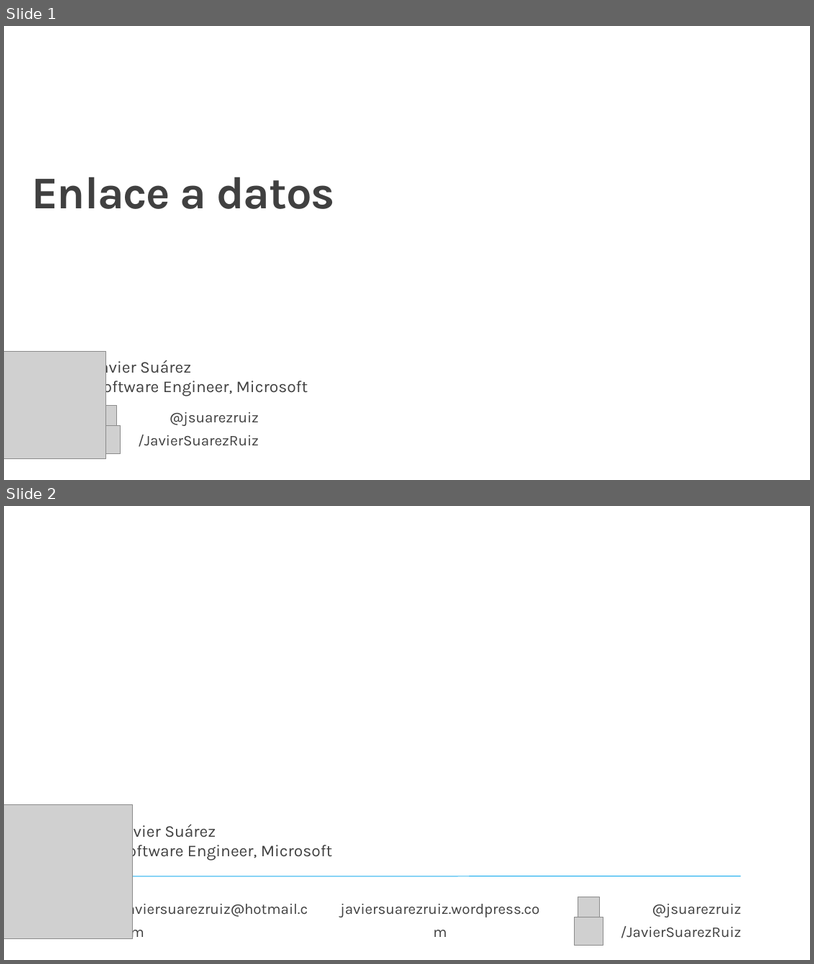
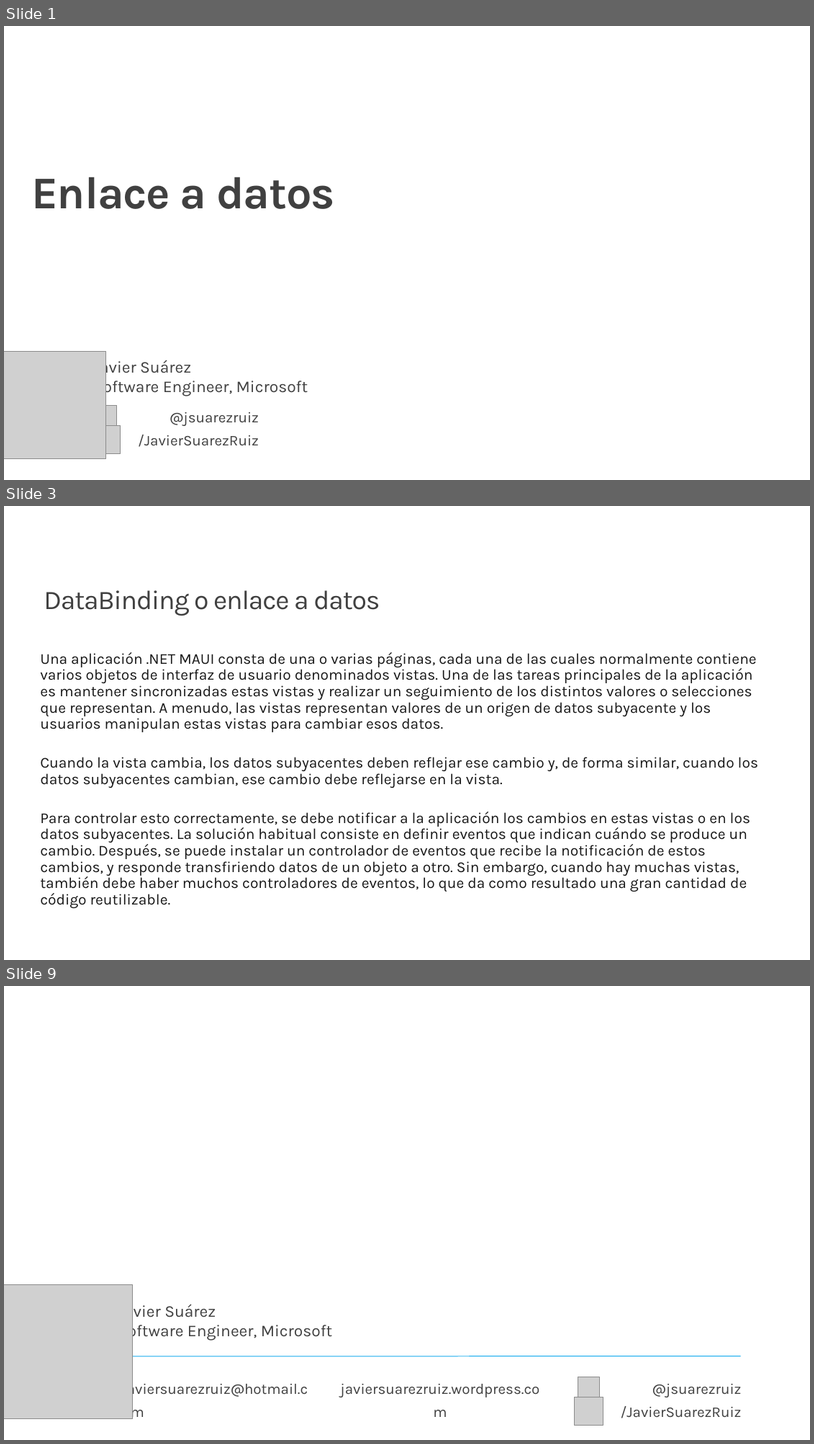
Before and after one commit to jsuarezruiz/taller-dotnet-maui, a slide deck: Bloque 6 - MVVM/Taller19 - DataBinding.pptx. Shown one above the other, each under a label of ours: slides 1 and 2 before the commit, slides 1, 3 and 9 after it; the slides between them are not shown. The pictures are 814x964 and 814x1444 pixels, drawn with LibreOffice and Linux fonts; fonts in the diff are those of the drawing; grey boxes stand for pictures; background and template pictures are left out. Boxes give left, top, right and bottom in pixels: in the first picture for what was removed or moved away, otherwise in the second. Text is boxed around its words. In the diff, an @@ line names an element or a change of style, - is before the commit and + after.

```diff
--- a/Bloque 6 - MVVM/Taller19 - DataBinding.pptx
+++ b/Bloque 6 - MVVM/Taller19 - DataBinding.pptx
@@ slide 3 added at (4,506,810,960), background #FFFFFF @@
@@ title added at (44,590,380,615), 32 pt, text #404040 @@
+DataBinding o enlace a datos
@@ text added at (40,652,759,908), 18 pt, text #171717 @@
+Una aplicación .NET MAUI consta de una o varias páginas, cada una de las cuales normalmente contiene varios objetos de interfaz de usuario denominados vistas. Una de las tareas principales de la aplicación es mantener sincronizadas estas vistas y realizar un seguimiento de los distintos valores o selecciones que representan. A menudo, las vistas representan valores de un origen de datos subyacente y los usuarios manipulan estas vistas para cambiar esos datos.
+Cuando la vista cambia, los datos subyacentes deben reflejar ese cambio y, de forma similar, cuando los datos subyacentes cambian, ese cambio debe reflejarse en la vista.
+Para controlar esto correctamente, se debe notificar a la aplicación los cambios en estas vistas o en los datos subyacentes. La solución habitual consiste en definir eventos que indican cuándo se produce un cambio. Después, se puede instalar un controlador de eventos que recibe la notificación de estos cambios, y responde transfiriendo datos de un objeto a otro. Sin embargo, cuando hay muchas vistas, también debe haber muchos controladores de eventos, lo que da como resultado una gran cantidad de código reutilizable.
@@ what was slide 2 is now slide 9 @@
```
Also in this commit, not shown: 6 other slides added, 3 other files.
